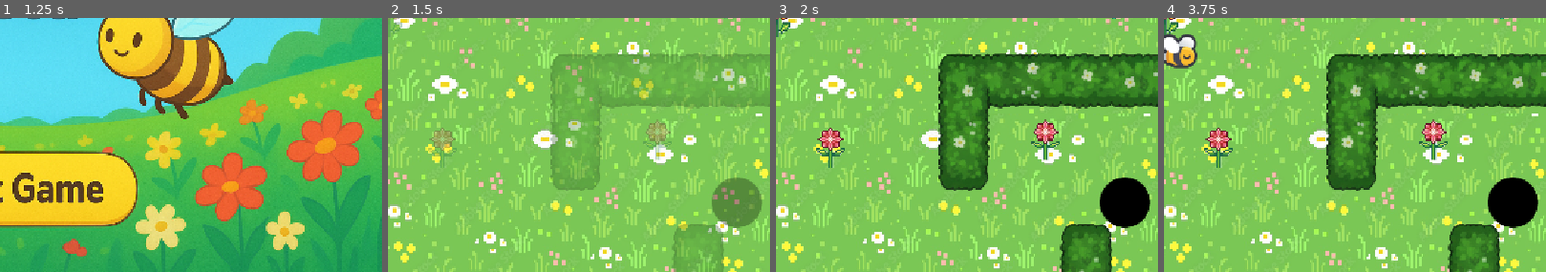
Above: before the commit, frames 1-4 (left to right).
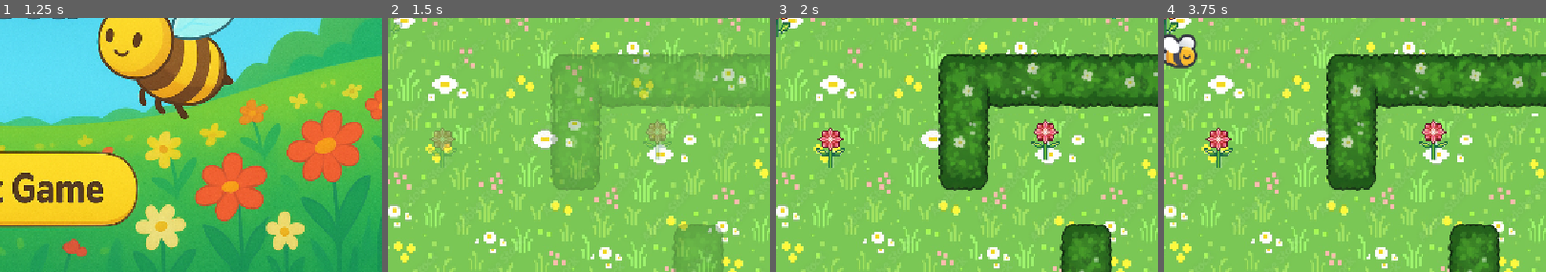
Above: after the commit, the same moments.

Repository: Lea-poh/SpringHunt
Game: Godot game, scene res://scenes/main.tscn
Same seed, same stepped clock (60 frames per second), same inputs: the game is played once before the commit and once after it. Sound files missing from this copy of the repository are replaced by a short silence.
Inputs (mouse positions are % of the whole screen's width and height, from its top left):
- Up to frame 1 (1.25 s): move the mouse to (72, 45) at 0.52 s; hold Right (ui_right) from 0.53 s (still down); click (72, 45) at 0.67 s
- Up to frame 2 (1.5 s): release Right (ui_right) at 1.25 s; click (47, 84) at 1.25 s
- Up to frame 3 (2 s): no input
- Up to frame 4 (3.75 s): drag from (30, 55) to (81, 74) at 2.02 s; tap Enter at 2.75 s; move the mouse to (60, 28) at 2.77 s; hold Right (ui_right) 2.78-3.5 s; drag from (45, 70) to (90, 46) at 3.52 s
The pictures show only the part of the screen within x 45-95%, y 50-100%; the shares and areas given below are measured in that part.

Frame 1 is identical in both runs. In frame 2, 2.1% of the frame differs, in the area x 84-98%, y 62-83%; in frame 3, 2.1%; in frame 4, 2.1%.

Commit message:
touchsceen joystick fixed

Diff:
--- a/scenes/VirtualJoystick.gd
+++ b/scenes/VirtualJoystick.gd
@@ -8,14 +8,15 @@
 var joystick_vector := Vector2.ZERO
 var touching := false
 
+func is_real_mobile() -> bool:
+	return OS.get_name() == "Android" or OS.get_name() == "iOS"
+
 func _ready():
-	# ✅ Only show joystick on mobile
-	if DisplayServer.is_touchscreen_available():
+	if is_real_mobile():
 		show()
 	else:
 		hide()
 	reset_knob()
-
 
 func _input(event):
 	if event is InputEventScreenTouch:
